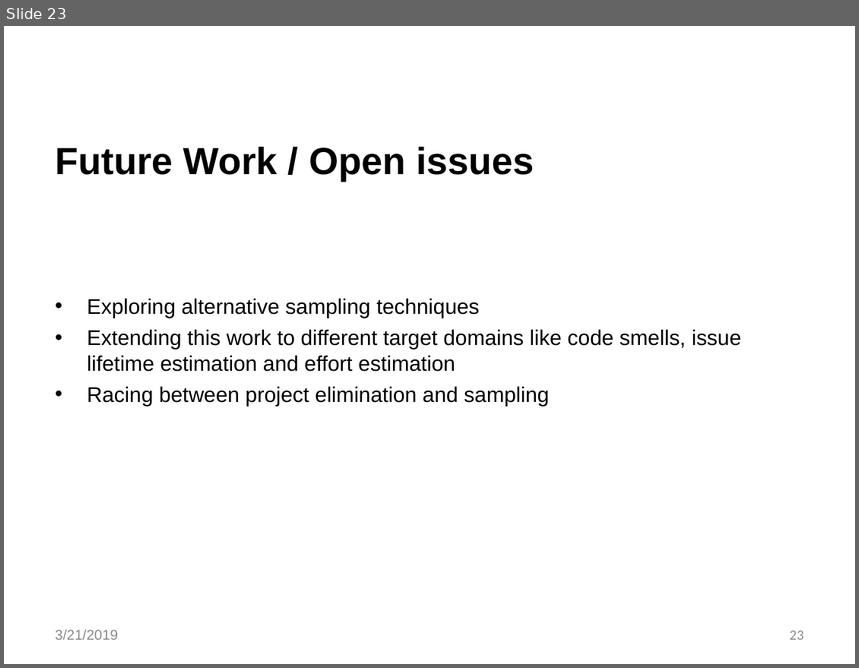
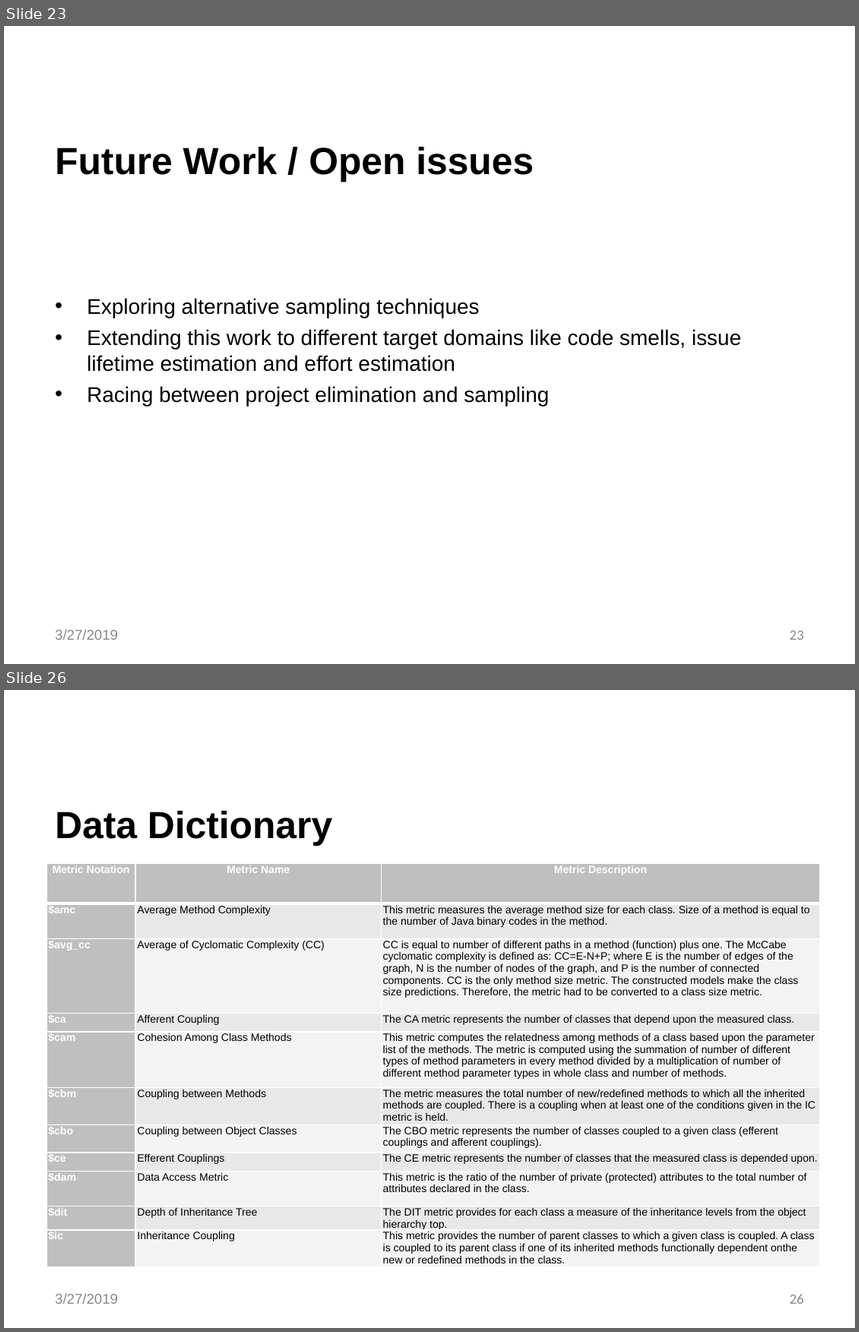
Before and after one commit to akshaynalwaya/Thesis-project-Bellwethers, a slide deck: Bellwethers.pptx. Shown one above the other, each under a label of ours: slide 23 before the commit, slides 23 and 26 after it; the slides between them are not shown. The pictures are 859x668 and 859x1332 pixels, drawn with LibreOffice and Linux fonts; fonts in the diff are those of the drawing; background and template pictures are left out. Boxes give left, top, right and bottom in pixels: in the first picture for what was removed or moved away, otherwise in the second. Text is boxed around its words. In the diff, an @@ line names an element or a change of style, - is before the commit and + after.

```diff
--- a/Bellwethers.pptx
+++ b/Bellwethers.pptx
@@ slide 26 added at (4,690,855,1328), background #FFFFFF @@
@@ title added at (55,811,332,847), 32 pt, text #000000, bold @@
+Data Dictionary
@@ table added at (47,863,820,1271), 11 rows, 3 columns @@
+Metric Notation | Metric Name | Metric Description
+$amc | Average Method Complexity | This metric measures the average method size for each class. Size of a method is equal to the number of Java binary codes in the method.
+$avg_cc | Average of Cyclomatic Complexity (CC) | CC is equal to number of different paths in a method (function) plus one. The McCabe cyclomatic complexity is defined as: CC=E-N+P; where E is the number of edges of the graph, N is the number of nodes of the graph, and P is the number of connected components. CC is the only method size metric. The constructed models make the class size predictions. Therefore, the metric had to be converted to a class size metric.
+$ca | Afferent Coupling | The CA metric represents the number of classes that depend upon the measured class.
+$cam | Cohesion Among Class Methods | This metric computes the relatedness among methods of a class based upon the parameter list of the methods. The metric is computed using the summation of number of different types of method parameters in every method divided by a multiplication of number of different method parameter types in whole class and number of methods.
+$cbm | Coupling between Methods | The metric measures the total number of new/redefined methods to which all the inherited methods are coupled. There is a coupling when at least one of the conditions given in the IC metric is held.
+$cbo | Coupling between Object Classes | The CBO metric represents the number of classes coupled to a given class (efferent couplings and afferent couplings).
+$ce | Efferent Couplings | The CE metric represents the number of classes that the measured class is depended upon.
+$dam | Data Access Metric | This metric is the ratio of the number of private (protected) attributes to the total number of attributes declared in the class.
+$dit | Depth of Inheritance Tree | The DIT metric provides for each class a measure of the inheritance levels from the object hierarchy top.
+$ic | Inheritance Coupling | This metric provides the number of parent classes to which a given class is coupled. A class is coupled to its parent class if one of its inherited methods functionally dependent onthe new or redefined methods in the class.
@@ text added at (55,1293,118,1304), 12 pt, text #888888 @@
+3/27/2019
@@ page number added at (790,1294,804,1304), 12 pt, text #888888 @@
+26
@@ slide 23 changed as well @@
@@ text at (55,629,118,640): text changed @@
-3/21/2019
+3/27/2019
```
Also in this commit, not shown: 22 other slides changed, 4 other slides added, 11 other files.
